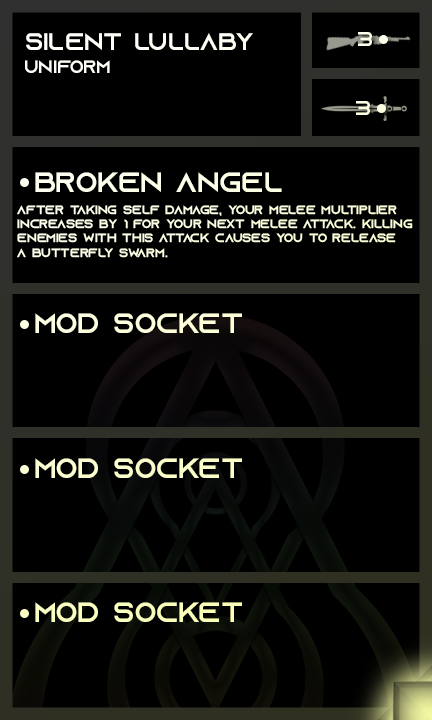
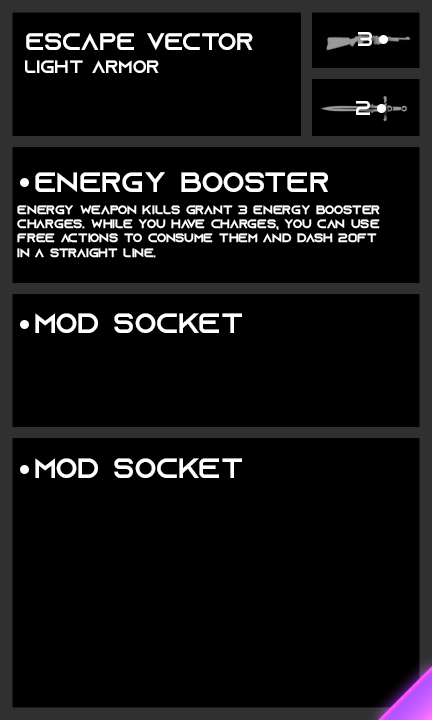
Layer changes from the first (432, 720) image to the second:
hid group "Signatures" (2 layers) over (0, 0, 432, 720)
showed "Mythic" over (378, 666, 432, 720)
painted on "EquipSlots" over (356, 101, 370, 115)
painted on "archetype" over (25, 60, 159, 73)
renamed "silent lullaby" to "escape vector", painted on it over (26, 33, 253, 50)
renamed "after taking self damage, your melee multiplier increases by 1" to "energy weapon kills grant 3 energy booster charges. while you", painted on it over (17, 205, 413, 258)
renamed "broken angel" to "energy booster", painted on it over (35, 172, 328, 192)
hid group "Level 4" (4 layers) over (0, 572, 432, 622)
hid "Signature" over (7, 313, 424, 713)